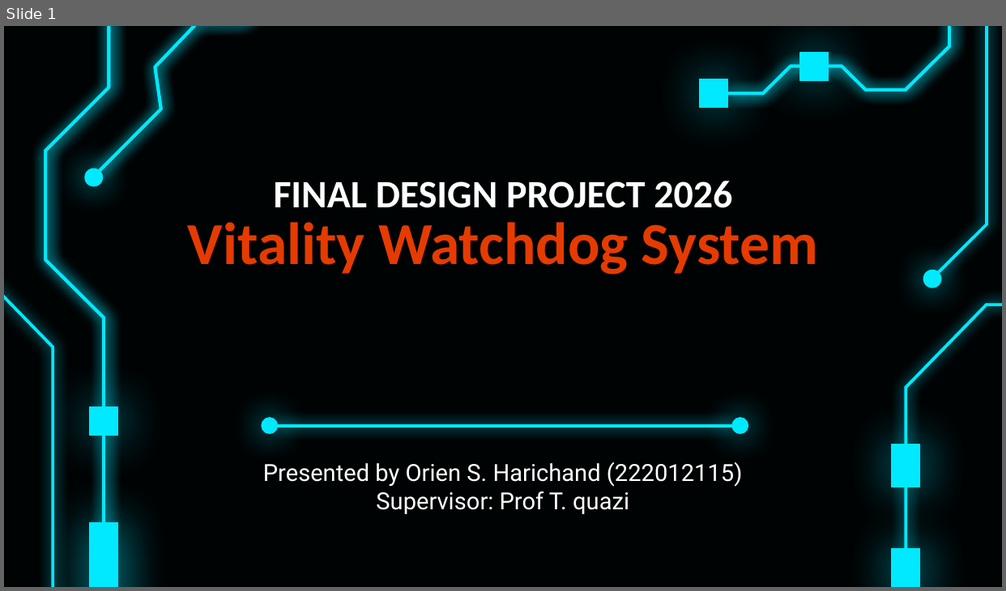
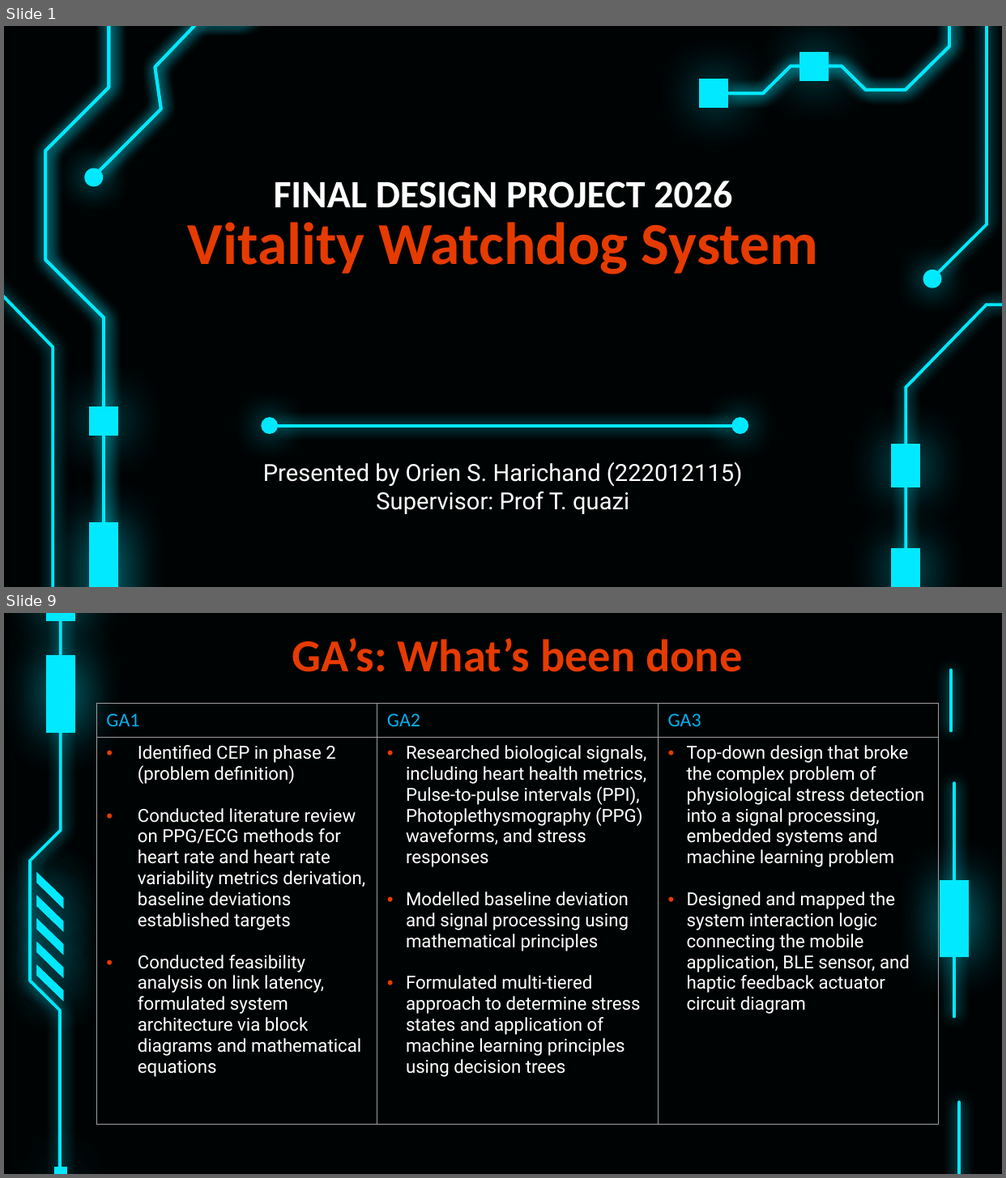
Before and after one commit to brainiac1909-prog/The_Vitality_Watchdog, a slide deck: P2/PRES.pptx. Shown one above the other, each under a label of ours: slide 1 before the commit, slides 1 and 9 after it; the slides between them are not shown. The pictures are 1006x591 and 1006x1178 pixels, drawn with LibreOffice and Linux fonts; fonts in the diff are those of the drawing. Boxes give left, top, right and bottom in pixels: in the first picture for what was removed or moved away, otherwise in the second. Text is boxed around its words. In the diff, an @@ line names an element or a change of style, - is before the commit and + after.

```diff
--- a/P2/PRES.pptx
+++ b/P2/PRES.pptx
@@ slide 9 added at [4,613,1002,1174], background #000304 @@
@@ title added at [292,638,742,672], 33 pt, text #E63B00, bold @@
+GA’s: What’s been done
@@ table added at [97,703,938,1115], 2 rows, 3 columns @@
+GA1 | GA2 | GA3
+Identified CEP in phase 2 (problem definition) / Conducted literature review on PPG/ECG methods for heart rate and heart rate variability metrics derivation, baseline deviations established targets / Conducted feasibility analysis on link latency, formulated system architecture via block diagrams and mathematical equations | Researched biological signals, including heart health metrics, Pulse-to-pulse intervals (PPI), Photoplethysmography (PPG) waveforms, and stress responses / Modelled baseline deviation and signal processing using mathematical principles / Formulated multi-tiered approach to determine stress states and application of machine learning principles using decision trees | Top-down design that broke the complex problem of physiological stress detection into a signal processing, embedded systems and machine learning problem / Designed and mapped the system interaction logic connecting the mobile application, BLE sensor, and haptic feedback actuator circuit diagram
@@ group added at [940,613,1002,1174]: 5 freeform shapes @@
@@ group added at [4,613,74,1174]: 14 freeform shapes @@
```
Also in this commit, not shown: 6 slides changed, 4 other slides added, 3 slides removed.
